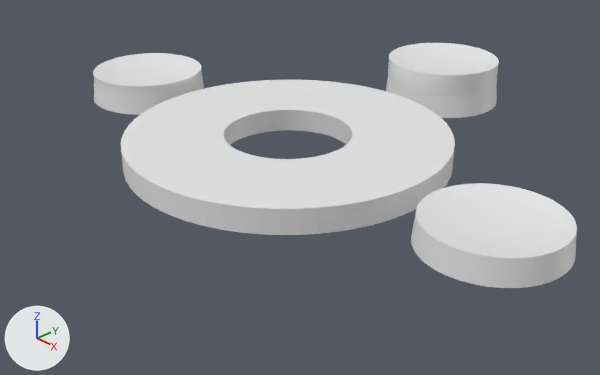
Before and after pictures for a commit that changed the Blender file hardware/parts/clickwheel-dev-holder.blend.
Before and after are seen from a 50 mm lens placed at (0.0694, -0.0634, 0.0416), pointed at (-0.0001, 0.002, -0.0051). The lights are fixed; the arrows at lower left show +X, +Y and +Z. The picture after the commit comes second.

Objects in the first picture: 'CenterButton_16mm', 'CenterButton_16mm_+1mm', 'CenterButton_16mm_+3mm', 'OuterRing_16mm'.
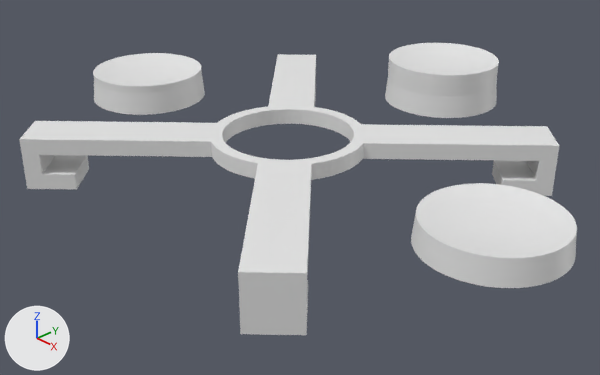
Edits to the bpy script that builds the scene:
```text
Add me_mainelement_001:
    me_mainelement_001.from_pydata(...)  # 345 vertices, 690 faces; spans x -0.0247..0.0247, y -0.0247..0.0247, z -0.0036..0.003
Remove ob_outerring_16mm:
    ob_outerring_16mm = bpy.data.objects.new('OuterRing_16mm', me_circle_002)
    ob_outerring_16mm.location = (0.0, 0.0, 0.0)
Add ob_mainelement:
    ob_mainelement = bpy.data.objects.new('MainElement', me_mainelement_001)
    ob_mainelement.location = (0.0, 0.0, 0.0)
```

Changed parts and their boxes (x1, y1, x2, y2) in the pictures (600 x 375 px):
'OuterRing_16mm', deleted: before (121, 80, 455, 235)
'MainElement', added: after (19, 54, 559, 335)
